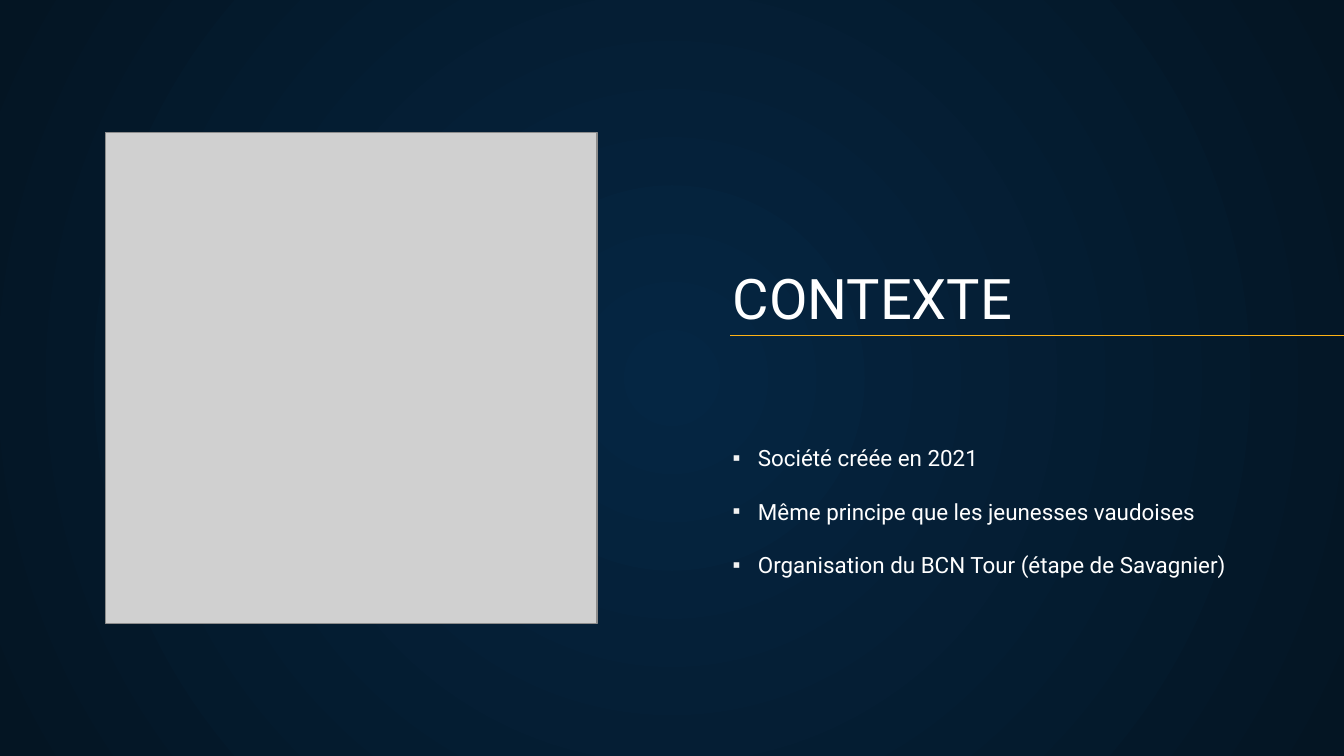
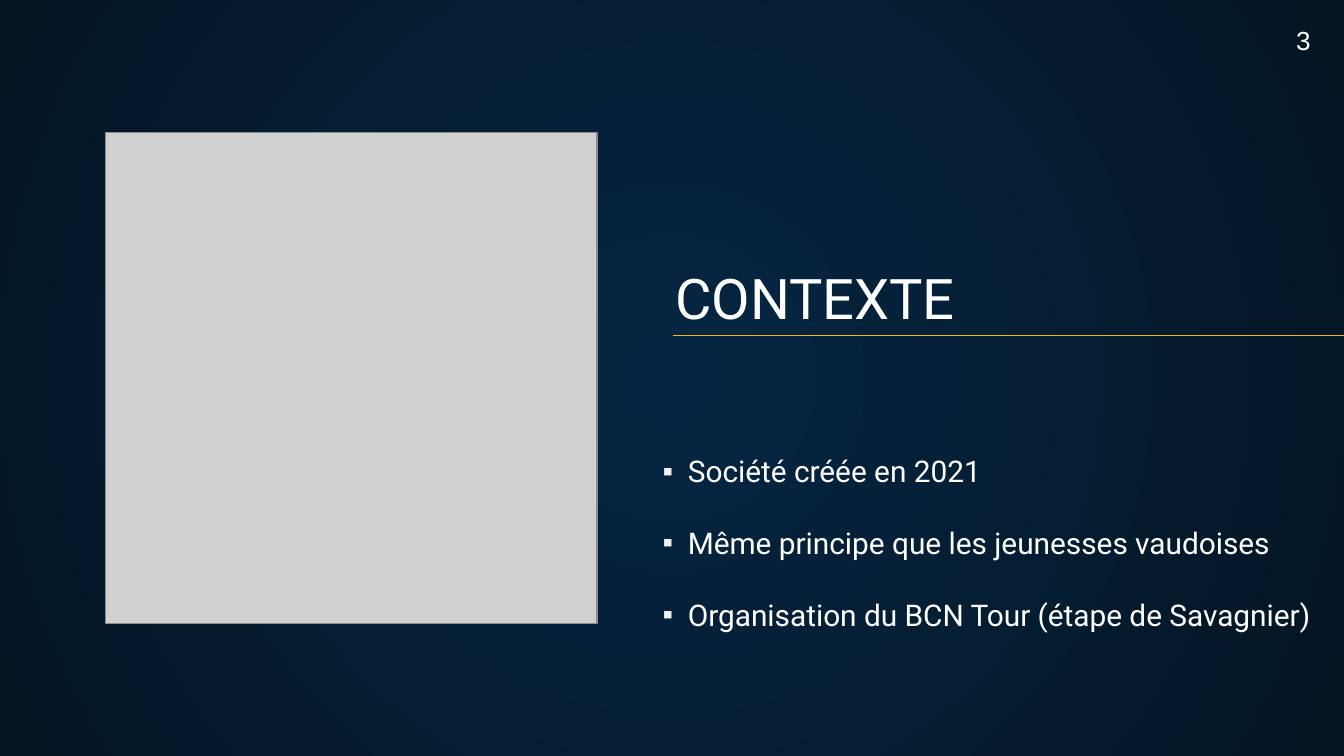
Before and after one commit to ThePension/JDS_Web, a slide deck: slide 3 of doc/Présentation.pptx. Drawn at 1344x756 pixels with LibreOffice and Linux fonts; fonts in the diff are those of the drawing; grey boxes stand for pictures. Boxes give left, top, right and bottom in pixels: in the first picture for what was removed or moved away, otherwise in the second. Text is boxed around its words. In the diff, an @@ line names an element or a change of style, - is before the commit and + after.

```diff
--- a/doc/Présentation.pptx
+++ b/doc/Présentation.pptx
@@ page number added at (x1=1296, y1=31, x2=1311, y2=51), 14 pt, text #FFFFFF @@
+3
@@ title "CONTEXTE" moved from (x1=733, y1=278, x2=1012, y2=320) to (x1=675, y1=278, x2=954, y2=320) @@
@@ line moved from (731, 336) - (1344, 336) to (673, 336) - (1344, 336) @@
@@ subtitle "Société créée en 2021" moved from (x1=758, y1=449, x2=1226, y2=578) to (x1=688, y1=459, x2=1310, y2=633) @@
@@ subtitle "Société créée en 2021" at (x1=688, y1=459, x2=1310, y2=633): size 12 to 16 pt @@
```
Also in this commit, not shown: 10 other slides changed, 2 slides added.
